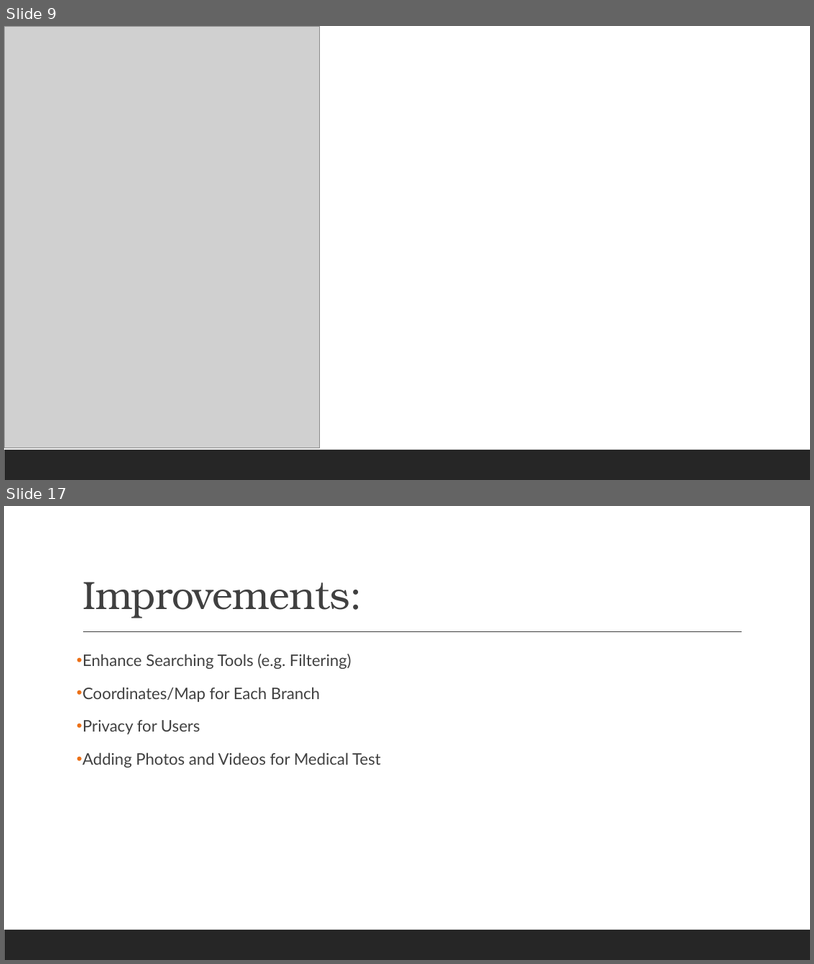
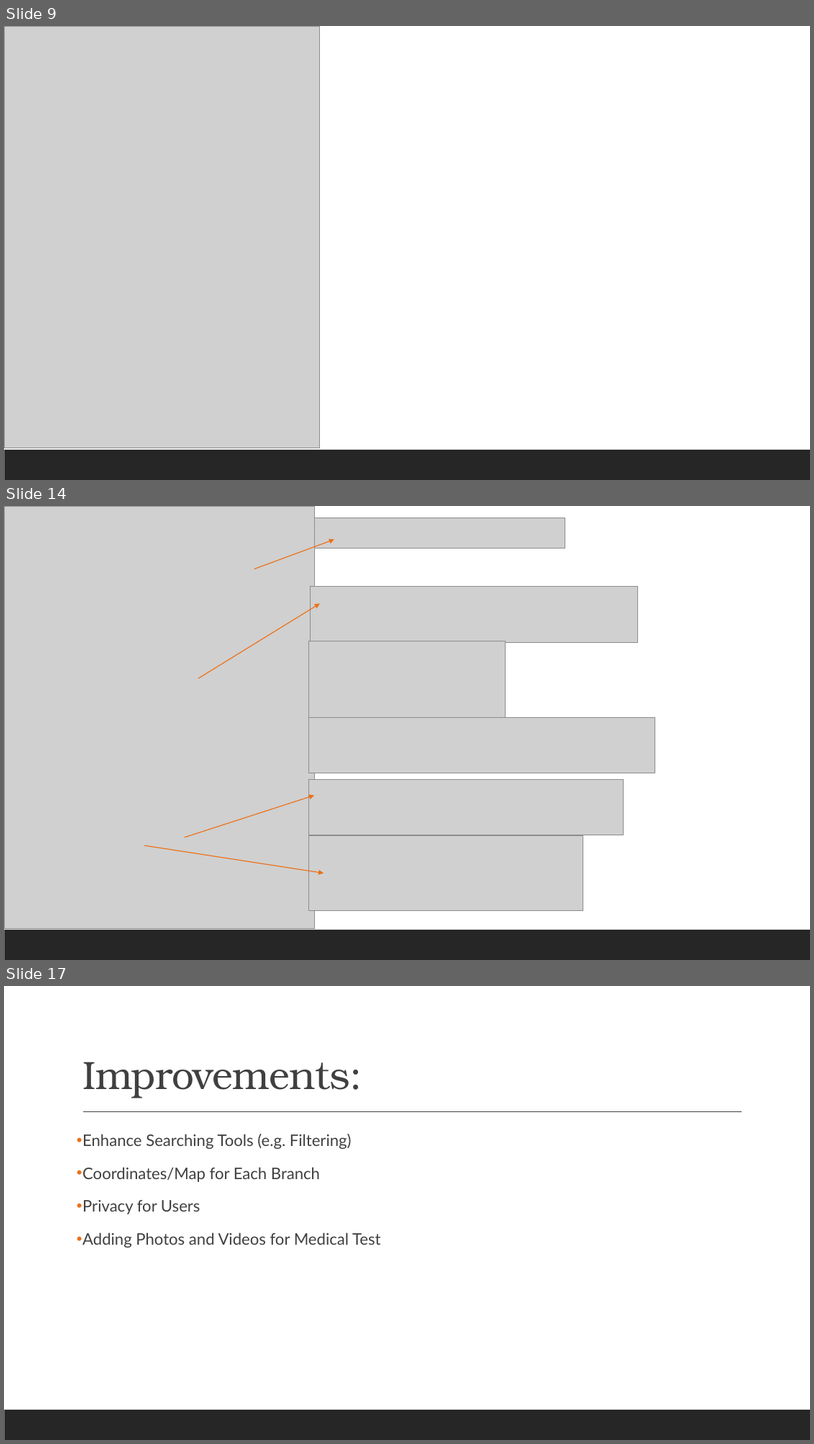
Before and after one commit to TJcollector/DatabaseProject, a slide deck: Database for Clinic Management.pptx. Shown one above the other, each under a label of ours: slides 9 and 17 before the commit, slides 9, 14 and 17 after it; the slides between them are not shown. The pictures are 814x964 and 814x1444 pixels, drawn with LibreOffice and Linux fonts; fonts in the diff are those of the drawing; grey boxes stand for pictures. Boxes give left, top, right and bottom in pixels: in the first picture for what was removed or moved away, otherwise in the second. Text is boxed around its words. In the diff, an @@ line names an element or a change of style, - is before the commit and + after.

```diff
--- a/Database for Clinic Management.pptx
+++ b/Database for Clinic Management.pptx
@@ slide 14 added at (x1=4, y1=506, x2=810, y2=960), background #FFFFFF; not listed: 1 template element that a slide beside it also shows @@
@@ picture added at (x1=4, y1=506, x2=314, y2=928) @@
@@ picture added at (x1=314, y1=518, x2=566, y2=548) @@
@@ arrow added from (255, 569) to (334, 539), #EC7016 1 pt @@
@@ picture added at (x1=311, y1=586, x2=638, y2=643) @@
@@ arrow added from (199, 678) to (320, 603), #EC7016 1 pt @@
@@ picture added at (x1=309, y1=641, x2=506, y2=717) @@
@@ picture added at (x1=309, y1=717, x2=655, y2=773) @@
@@ picture added at (x1=309, y1=780, x2=623, y2=834) @@
@@ arrow added from (185, 837) to (314, 795), #EC7016 1 pt @@
@@ arrow added from (144, 845) to (324, 872), #EC7016 1 pt @@
@@ picture added at (x1=309, y1=836, x2=584, y2=911) @@
```
Also in this commit, not shown: 2 slides changed, 5 other slides added, 6 slides removed.
